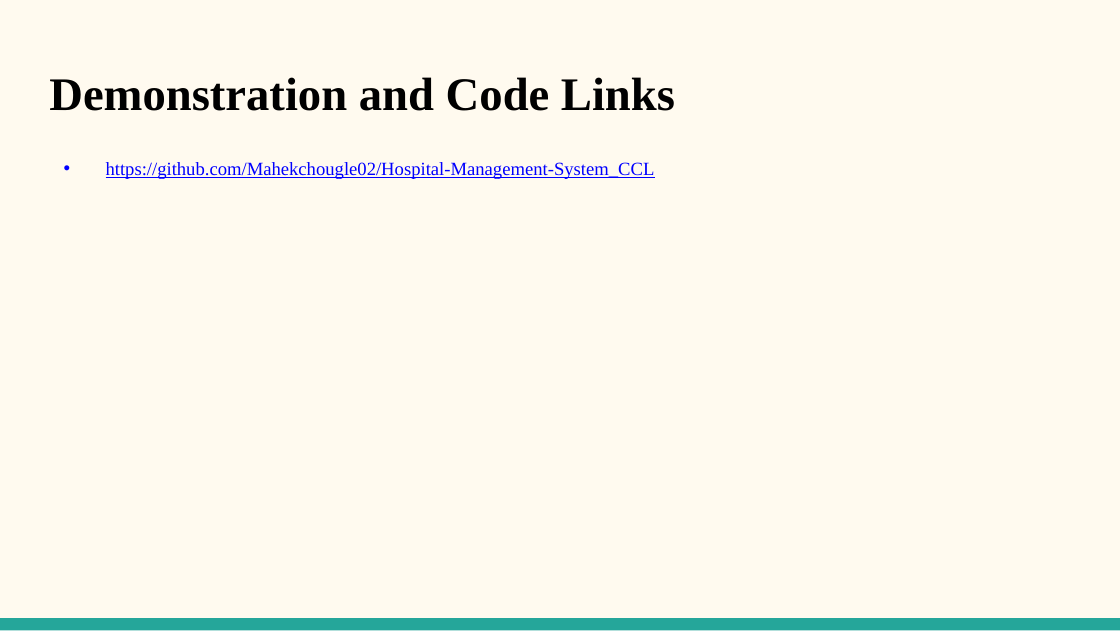
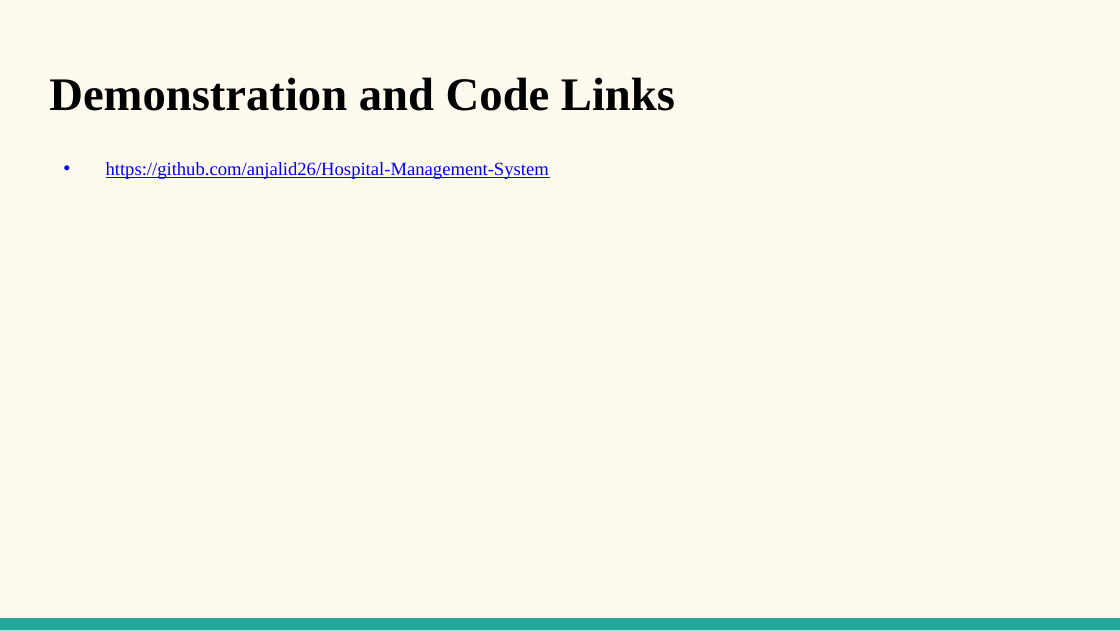
Before and after one commit to anjalid26/ccl-project, a slide deck: slide 23 of CCL PPT.pptx (slide 21 before the commit). Drawn at 1120x631 pixels with LibreOffice and Linux fonts; fonts in the diff are those of the drawing. Boxes give left, top, right and bottom in pixels: in the first picture for what was removed or moved away, otherwise in the second. Text is boxed around its words. In the diff, an @@ line names an element or a change of style, - is before the commit and + after.

```diff
--- a/CCL PPT.pptx
+++ b/CCL PPT.pptx
@@ text at (106, 162, 549, 179): text changed @@
-• https://github.com/Mahekchougle02/Hospital-Management-System_CCL
+• https://github.com/anjalid26/Hospital-Management-System
```
Also in this commit, not shown: 2 slides added, 1 other file.
